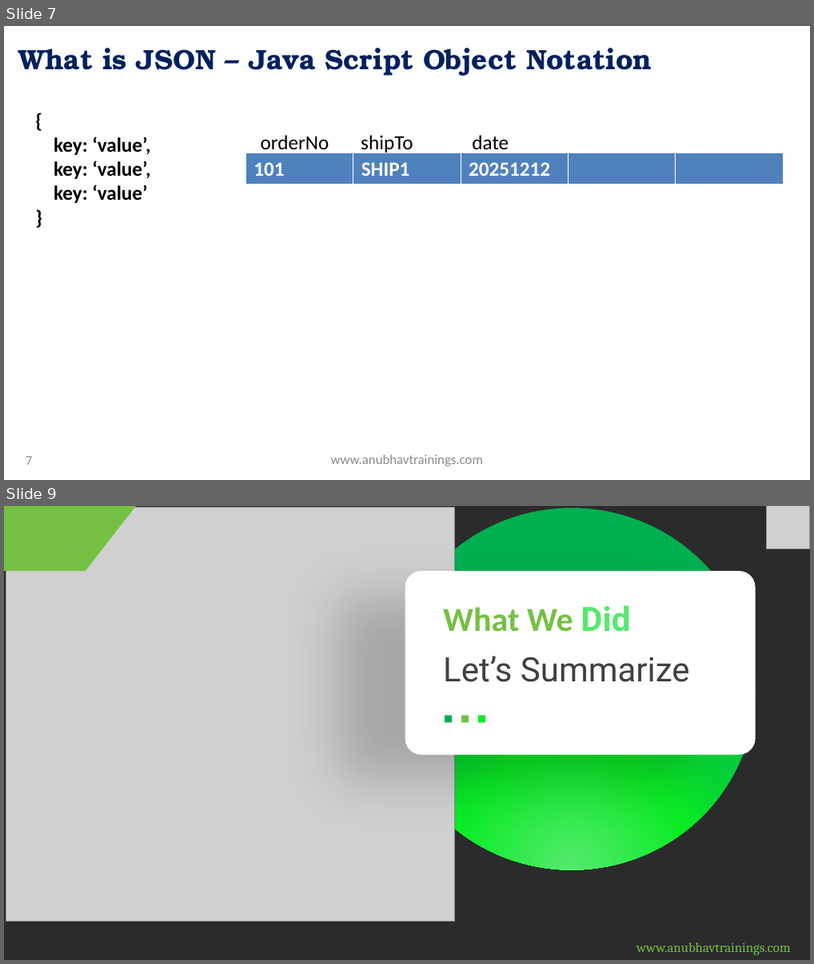
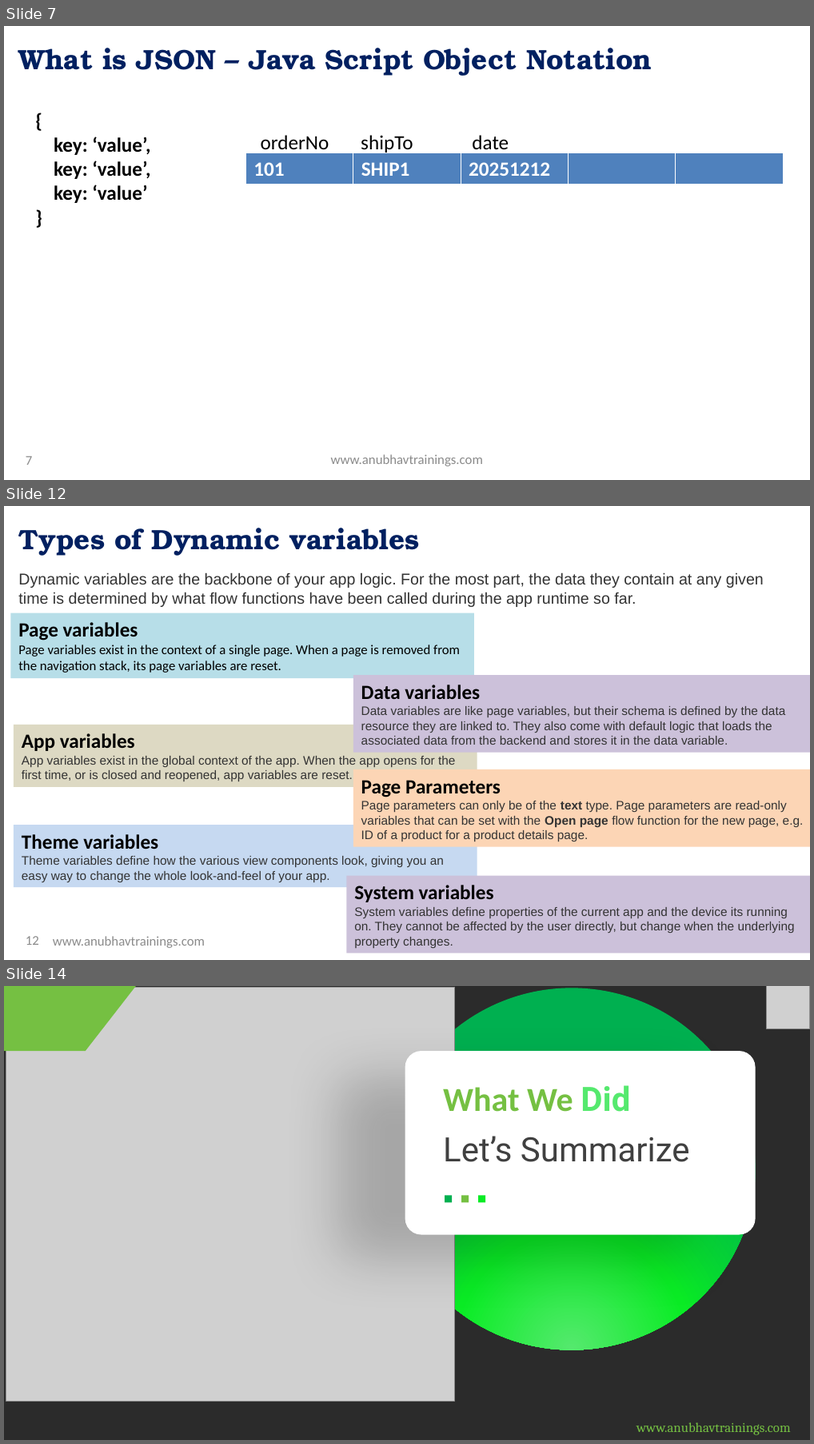
Before and after one commit to soyuztechnologies/SAP_Build_End_to_End, a slide deck: Day 21/SAP Build Training Day 21.pptx. Shown one above the other, each under a label of ours: slides 7 and 9 before the commit, slides 7, 12 and 14 after it; the slides between them are not shown. The pictures are 814x964 and 814x1444 pixels, drawn with LibreOffice and Linux fonts; fonts in the diff are those of the drawing; grey boxes stand for pictures; background and template pictures are left out; a plain dark background stands for a picture behind light text. Boxes give left, top, right and bottom in pixels: in the first picture for what was removed or moved away, otherwise in the second. Text is boxed around its words. In the diff, an @@ line names an element or a change of style, - is before the commit and + after.

```diff
--- a/Day 21/SAP Build Training Day 21.pptx
+++ b/Day 21/SAP Build Training Day 21.pptx
@@ slide 12 added at box(4, 506, 810, 960), background picture (left out) @@
@@ title added at box(18, 528, 420, 556), 25 pt, text gradient #002060 to #0070C0, bold @@
+Types of Dynamic variables
@@ text added at box(18, 572, 764, 607), 14 pt, text #333333 @@
+Dynamic variables are the backbone of your app logic. For the most part, the data they contain at any given time is determined by what flow functions have been called during the app runtime so far.
@@ rectangle added at box(10, 613, 474, 679), fill #B7DEE8, 12 pt, text #000000 @@
+Page variables
+Page variables exist in the context of a single page. When a page is removed from the navigation stack, its page variables are reset.
@@ rectangle added at box(353, 675, 810, 752), fill #CCC1DA, 11 pt, text #333333 @@
+Data variables
+Data variables are like page variables, but their schema is defined by the data resource they are linked to. They also come with default logic that loads the associated data from the backend and stores it in the data variable.
@@ rectangle added at box(14, 724, 478, 787), fill #DDD9C3, 11 pt, text #333333 @@
+App variables
+App variables exist in the global context of the app. When the app opens for the first time, or is closed and reopened, app variables are reset.
@@ rectangle added at box(353, 769, 810, 846), fill #FCD5B5, 11 pt, text #333333 @@
+Page Parameters
+Page parameters can only be of the text type. Page parameters are read-only variables that can be set with the Open page flow function for the new page, e.g. ID of a product for a product details page.
@@ rectangle added at box(14, 824, 478, 887), fill #C6D9F1, 11 pt, text #333333 @@
+Theme variables
+Theme variables define how the various view components look, giving you an easy way to change the whole look-and-feel of your app.
@@ rectangle added at box(346, 876, 810, 952), fill #CCC1DA, 11 pt, text #333333 @@
+System variables
+System variables define properties of the current app and the device its running on. They cannot be affected by the user directly, but change when the underlying property changes.
@@ page number added at box(26, 936, 39, 944), 12 pt, text #8C8C8C @@
+12
@@ text added at box(53, 936, 205, 948), 12 pt, text #8C8C8C @@
+www.anubhavtrainings.com
@@ what was slide 9 is now slide 14 @@
```
Also in this commit, not shown: 4 other slides added, 2 other files.
